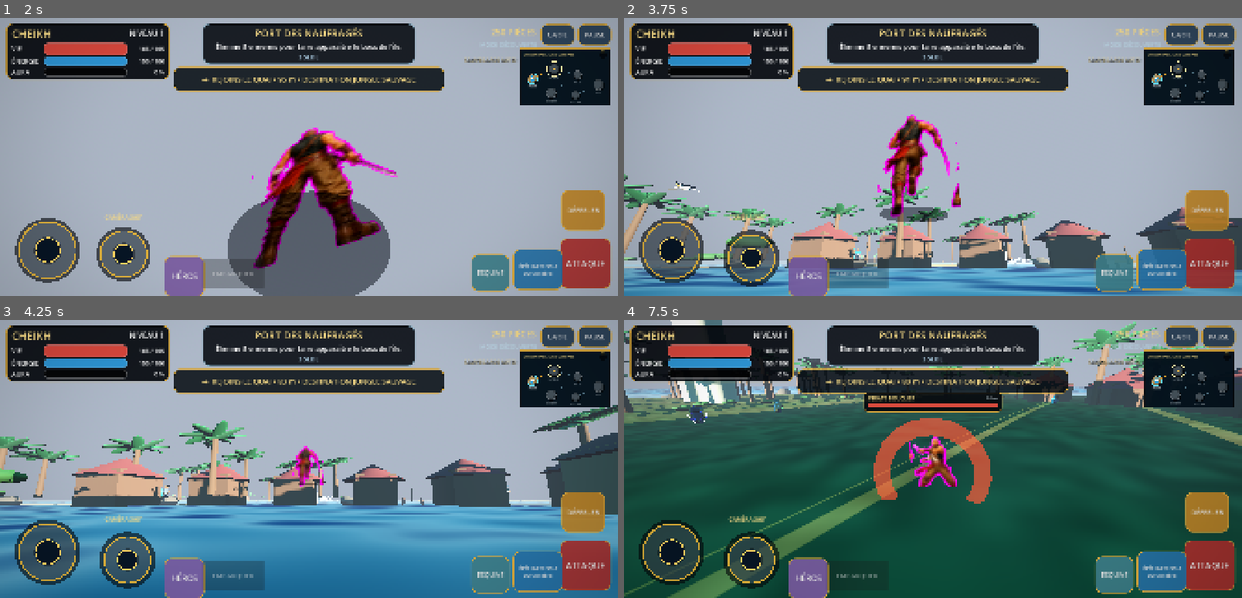
Above: before the commit, frames 1-4 (two rows, left to right).
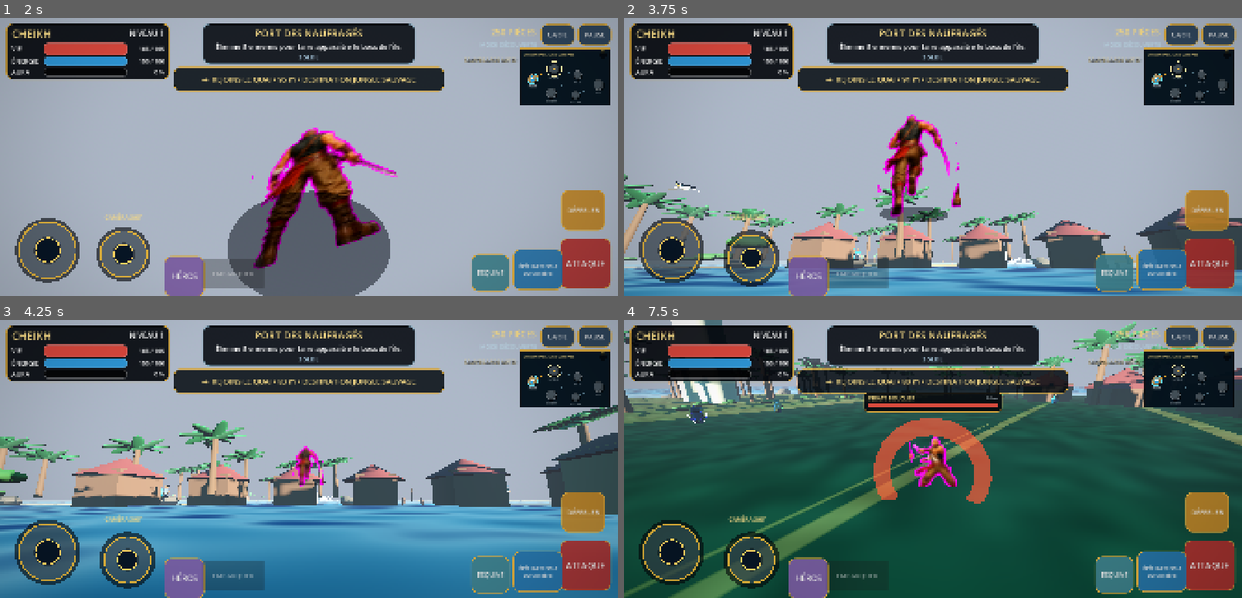
Above: after the commit, the same moments.

Repository: Chasmet/Chk-pirate-warrior-
Game: Godot game, scene res://scenes/main.tscn
Two runs of this game, one before a commit and one after it. Both use one fixed random seed, a clock stepped at 60 frames per second and the inputs below.
Inputs (mouse positions are in pixels of both pictures, inside the frame that each line leads up to):
- Up to frame 1 (2 s): click (123, 84) at 0.52 s; click "COMMENCER" at 1.25 s
- Up to frame 2 (3.75 s): drag from (1038, 193) to (994, 95) at 2.02 s; drag from (673, 251) to (902, 212) at 2.77 s; move the mouse to (753, 257) at 3.52 s; hold D (move_right) from 3.53 s (still down); tap Shift (dodge) at 3.6 s; click (753, 257) at 3.67 s
- Up to frame 3 (4.25 s): keep holding D (move_right)
- Up to frame 4 (7.5 s): release D (move_right) at 4.25 s; drag from (902, 514) to (747, 417) at 4.27 s; move the mouse to (1118, 500) at 5.02 s; hold A (move_left) 5.03-5.75 s; tap Space (attack) at 5.1 s; drag from (747, 417) to (840, 389) at 5.77 s; move the mouse to (963, 459) at 6.52 s; hold S (move_back) 6.53-7.25 s; tap Shift (dodge) at 6.6 s; click (963, 459) at 6.67 s; drag from (840, 389) to (809, 472) at 7.27 s

Frame 1 is identical in both runs. In frame 2, 0.9% of the frame differs, in the area x 0-100%, y 60-90%; in frame 3, 0.9%; in frame 4, 1.4%, in the area x 0-100%, y 3-100%.

Commit message:
Fixer Godot 4.6.3 stable et réduire les risques d'affichage Android

Diff:
--- a/godot/project.godot
+++ b/godot/project.godot
@@ -1,16 +1,16 @@
-; CHK Pirate Warrior — Godot 4.7.1
+; CHK Pirate Warrior — Godot 4.6.3 stable
 ; Monde ouvert 3D mobile en français.
-; Passe V3.2 : intégration monde des héros et présentation cinématique.
+; Passe finale : stabilité Android, personnages Cheikh/Yvane/Nelvyn et navigation.
 
 config_version=5
 
 [application]
 
-config/name="CHK Pirate Warrior V3.2 AAA"
+config/name="CHK Pirate Warrior V3.3"
 run/main_scene="res://scenes/main.tscn"
 run/max_fps=60
 config/icon="res://assets/ui/icon_512.png"
-config/features=PackedStringArray("4.7", "Mobile")
+config/features=PackedStringArray("4.6", "Mobile")
 boot_splash/bg_color=Color(0.012, 0.026, 0.052, 1)
 boot_splash/show_image=false
 
@@ -44,9 +44,9 @@
 renderer/rendering_method.mobile="gl_compatibility"
 renderer/rendering_method.web="gl_compatibility"
 textures/default_filters/use_nearest_mipmap_filter=false
-textures/default_filters/anisotropic_filtering_level=8
+textures/default_filters/anisotropic_filtering_level=4
 textures/vram_compression/import_etc2_astc=true
-lights_and_shadows/directional_shadow/size=2048
+lights_and_shadows/directional_shadow/size=1024
 anti_aliasing/quality/msaa_3d=2
 anti_aliasing/quality/use_debanding=true
 occlusion_culling/use_occlusion_culling=true
